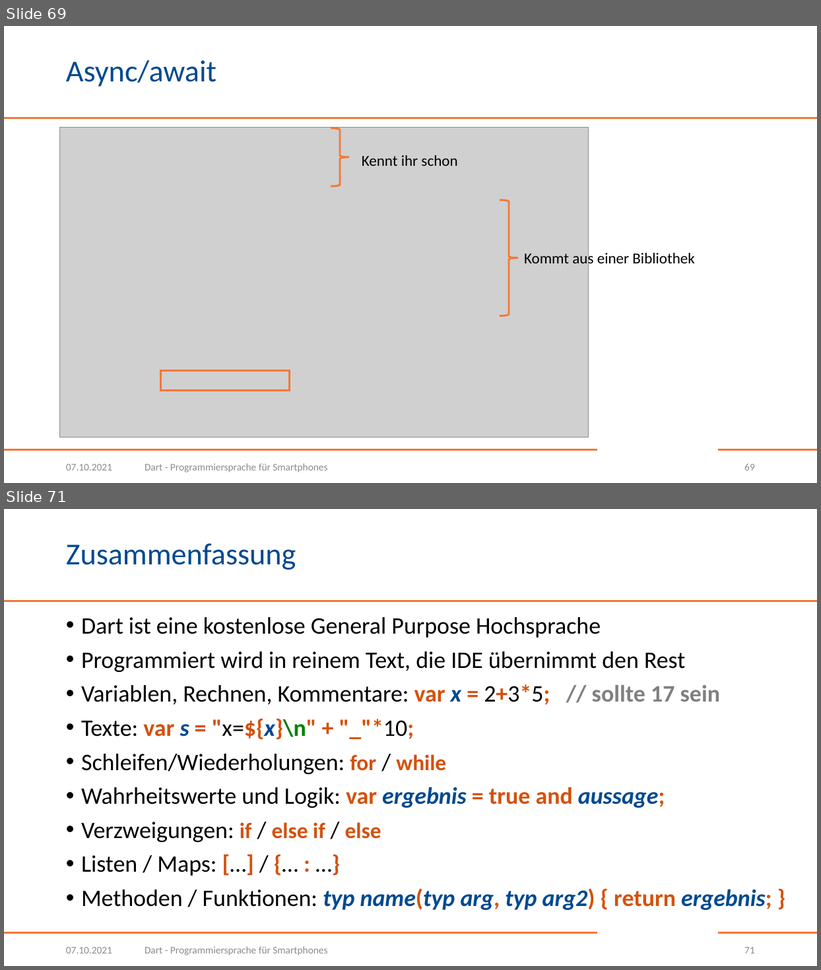
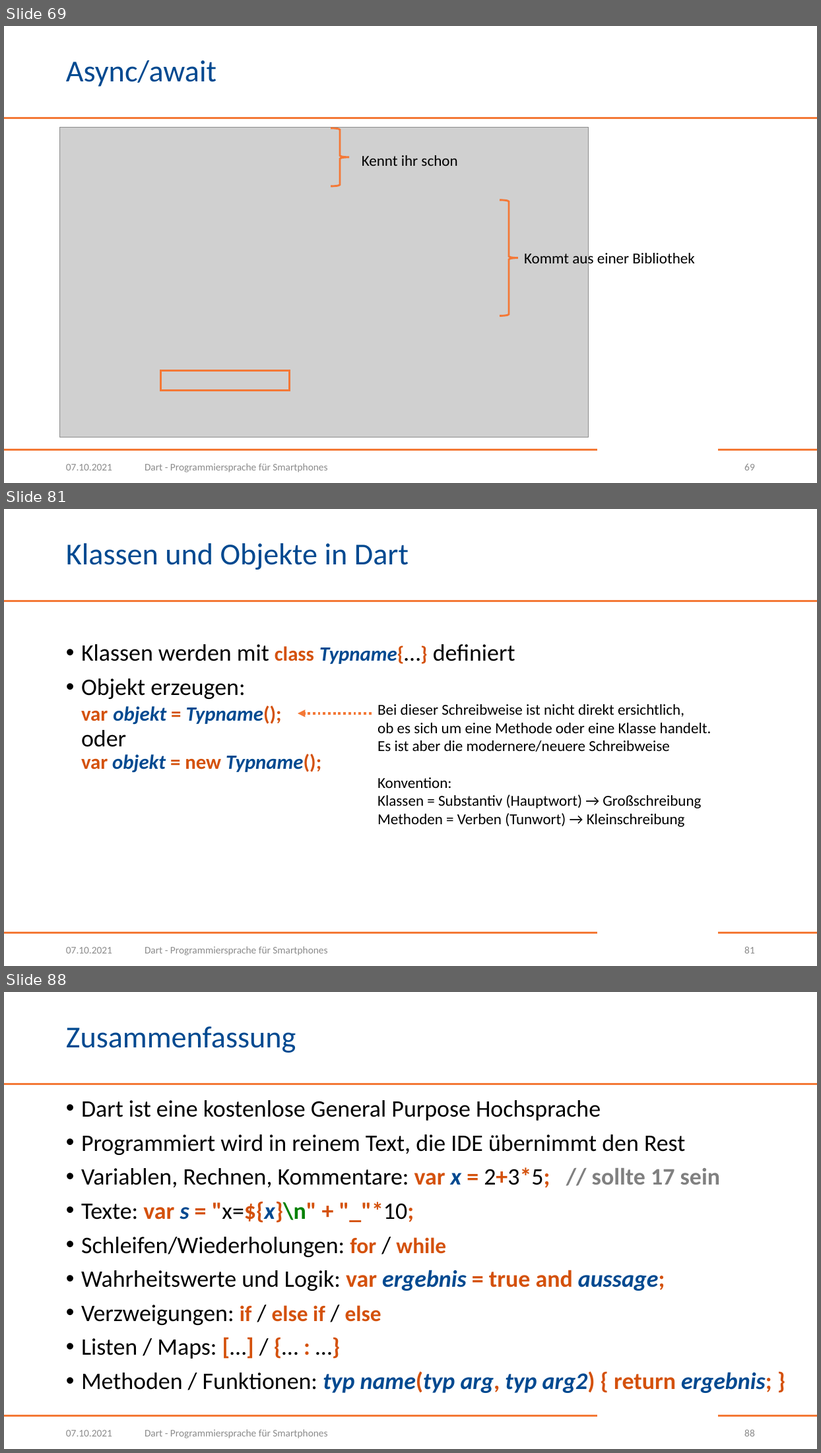
Before and after one commit to BogyMitutoyoCTL/Checklisten-App-2021, a slide deck: Dart.pptx. Shown one above the other, each under a label of ours: slides 69 and 71 before the commit, slides 69, 81 and 88 after it; the slides between them are not shown. The pictures are 821x970 and 821x1453 pixels, drawn with LibreOffice and Linux fonts; fonts in the diff are those of the drawing; grey boxes stand for pictures; background and template pictures are left out. Boxes give left, top, right and bottom in pixels: in the first picture for what was removed or moved away, otherwise in the second. Text is boxed around its words. In the diff, an @@ line names an element or a change of style, - is before the commit and + after.

Commit message:
Objektorientierung eingepflegt

```diff
--- a/Dart.pptx
+++ b/Dart.pptx
@@ slide 81 added at [4,509,817,966], background #FFFFFF; not listed: 3 template elements that a slide beside it also shows @@
@@ title added at [66,543,409,570], 36 pt, text #004990 @@
+Klassen und Objekte in Dart
@@ text added at [81,644,516,773], 24 pt, text #000000, bold @@
+• Klassen werden mit class Typname{…} definiert
+• Objekt erzeugen:
+  var objekt = Typname();
+  oder
+  var objekt = new Typname();
@@ text added at [378,704,712,827], 18 pt, text #000000 @@
+Bei dieser Schreibweise ist nicht direkt ersichtlich,
+ob es sich um eine Methode oder eine Klasse handelt.
+Es ist aber die modernere/neuere Schreibweise
+Konvention:
+Klassen = Substantiv (Hauptwort) → Großschreibung
+Methoden = Verben (Tunwort) → Kleinschreibung
@@ arrow added from (371, 714) to (298, 714), #F47836 3 pt dashed @@
@@ text added at [66,947,112,954], 12 pt, text #8C8C8C @@
+07.10.2021
@@ text added at [145,947,327,956], 12 pt, text #8C8C8C @@
+Dart - Programmiersprache für Smartphones
@@ page number added at [745,947,755,954], 12 pt, text #8C8C8C @@
+81
@@ what was slide 71 is now slide 88 @@
@@ page number at [745,1430,755,1437]: text changed @@
-71
+88
```
Also in this commit, not shown: 2 slides changed, 16 other slides added.
